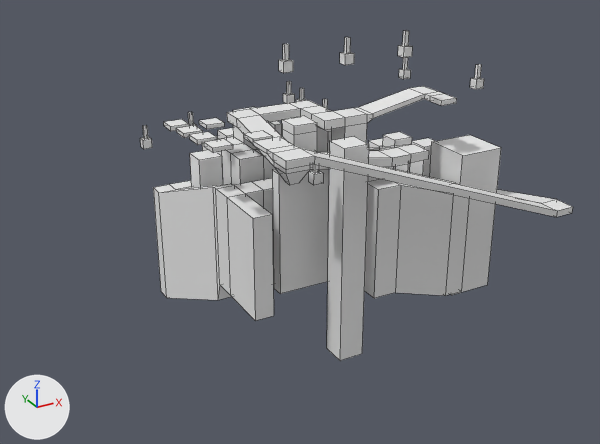
Renders of the OBJ model assets/level/flatlevel.obj from each side of a commit.
Camera for both pictures: a 50 mm lens placed at (-23.4, -53.6, 19.6), pointed at (6.0, 0.0, -7.2). Lighting does not change. The marker at lower left points along +X, +Y and +Z. Mesh edges are drawn as thin lines. Where no turn or scale is listed for an object, it has been applied to the vertices.

In view in the first picture: 'flatlevel'.
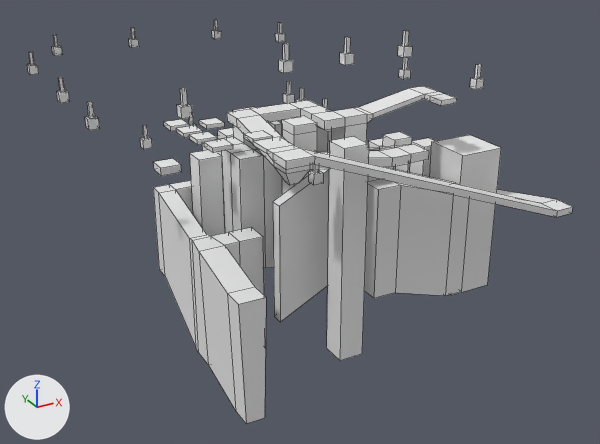
Where the change shows, as pixel boxes [x1, y1, x2, y2] in the pictures (600 x 444 px):
'flatlevel', reshaped (26% wider, 22% taller)
    before: [140, 30, 573, 361]
    after: [27, 20, 573, 424]
part 1 of me_flatlevel, added
    after: [154, 159, 182, 176]
part 2 of me_flatlevel, added
    after: [275, 23, 285, 42]
part 3 of me_flatlevel, added
    after: [212, 20, 221, 39]
part 4 of me_flatlevel, added
    after: [129, 28, 139, 48]
part 5 of me_flatlevel, added
    after: [52, 35, 62, 56]
part 6 of me_flatlevel, added
    after: [27, 52, 39, 75]
part 7 of me_flatlevel, added
    after: [57, 77, 70, 103]
part 8 of me_flatlevel, added
    after: [85, 102, 100, 130]
part 9 of me_flatlevel, added
    after: [177, 88, 193, 119]
part 10 of me_flatlevel, built on
    before: [153, 169, 329, 321]
    after: [153, 169, 329, 424]

The edits, one by one:
me_flatlevel is used by ob_flatlevel; location (0.0, 0.0, 0.0).
me_flatlevel had 636 vertices, 564 faces and spanned x -5.4..19.8, y -15.1..10.2, z -12.4..9.0.
me_flatlevel now has 776 vertices, 686 faces and spans x -10.7..19.8, y -15.1..21.1, z -14.4..9.0.
me_flatlevel part 1: a new loose piece, a box spanning x -2.48..-0.71, y 8.18..9.95, z -4.39..-3.7, in mat_none (white #e7e7e7).
me_flatlevel part 2: the loose piece of 16 vertices spanning x 10.3..11.0, y 7.7..8.4, z -0.3..1.3 is copied, and the copy is moved by (2.4, 8.5, 4.0); it spans x 12.7..13.3, y 16.2..16.9, z 3.7..5.4.
me_flatlevel part 3: the loose piece of 16 vertices spanning x 10.3..11.0, y 7.7..8.4, z -0.3..1.3 is copied, and the copy is moved by (-2.3, 12.7, 4.0); it spans x 8.0..8.6, y 20.4..21.1, z 3.7..5.4.
me_flatlevel part 4: the loose piece of 16 vertices spanning x -0.4..0.3, y 6.7..7.4, z -0.7..1.0 is copied, and the copy is moved by (0.2, 13.8, 4.4); it spans x -0.3..0.4, y 20.4..21.1, z 3.7..5.4.
me_flatlevel part 5: the loose piece of 16 vertices spanning x -4.8..-4.1, y 4.9..5.6, z -0.7..1.0 is copied, and the copy is moved by (-2.4, 15.5, 4.4); it spans x -7.2..-6.6, y 20.4..21.1, z 3.7..5.4.
me_flatlevel part 6: the loose piece of 16 vertices spanning x -4.8..-4.1, y 4.9..5.6, z -0.7..1.0 is copied, and the copy is moved by (-5.9, 9.5, 4.4); it spans x -10.7..-10.0, y 14.4..15.1, z 3.7..5.4.
me_flatlevel part 7: the loose piece of 16 vertices spanning x -4.8..-4.1, y 4.9..5.6, z -0.7..1.0 is copied, and the copy is moved by (-5.9, 0.0, 4.4); it spans x -10.7..-10.0, y 4.9..5.6, z 3.7..5.4.
me_flatlevel part 8: the loose piece of 16 vertices spanning x -4.8..-4.1, y 4.9..5.6, z -0.7..1.0 is copied, and the copy is moved by (-5.9, -7.4, 4.4); it spans x -10.7..-10.0, y -2.5..-1.8, z 3.7..5.4.
me_flatlevel part 9: the loose piece of 16 vertices spanning x 0.3..1.0, y -8.2..-7.5, z 7.3..9.0 is copied, and the copy is moved by (-7.1, -0.6, -1.8); it spans x -6.8..-6.1, y -8.8..-8.1, z 5.5..7.2.
Part 10, on me_flatlevel:
1 face is deleted.
8 vertices in x -3.1..1.4, y -6.6..-4.8, z -8.3 move by (-1.9, 0.0, -5.1).
8 vertices in x -5.1..4.1, y 1.3..2.5, z -11.7..-10.0 move by (0.0, 0.0, 1.9).
6 vertices in x -3.1..1.4, y -6.6..-4.8, z -0.9 move by (-1.9, 0.0, -3.5).
14 vertices move from x -3.2..-0.3, y -10.6..-4.4, z -9.7..0.9 to x -5.3..-0.3, y -11.1..-4.4, z -14.4..-1.4.
4 vertices are added at (-5.3, -12.7, -5.4), (-5.0, -12.7, -14.4), (-3.4, -12.7, -5.4), (-3.7, -12.7, -14.4).
5 new faces join them.
